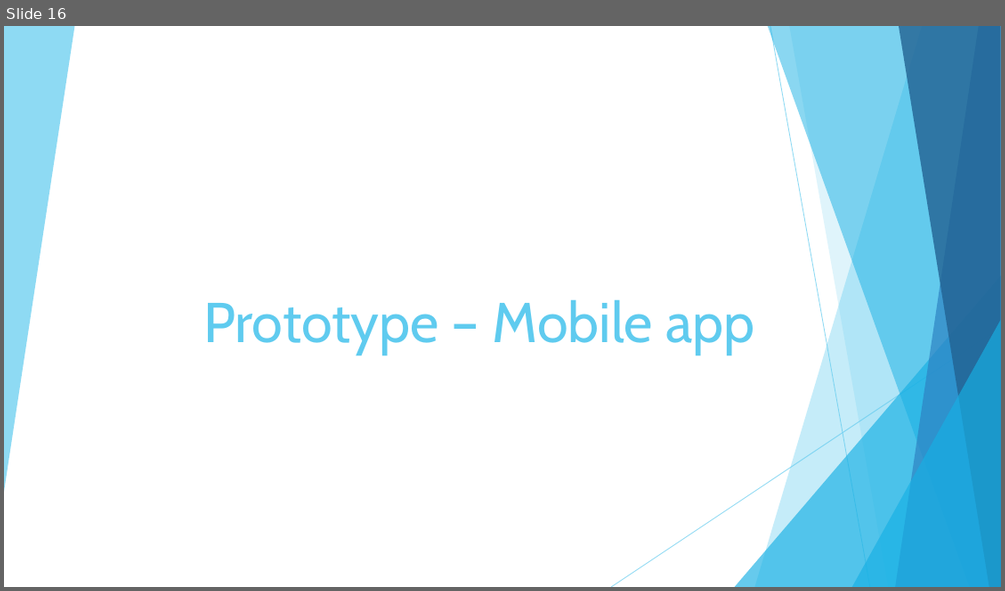
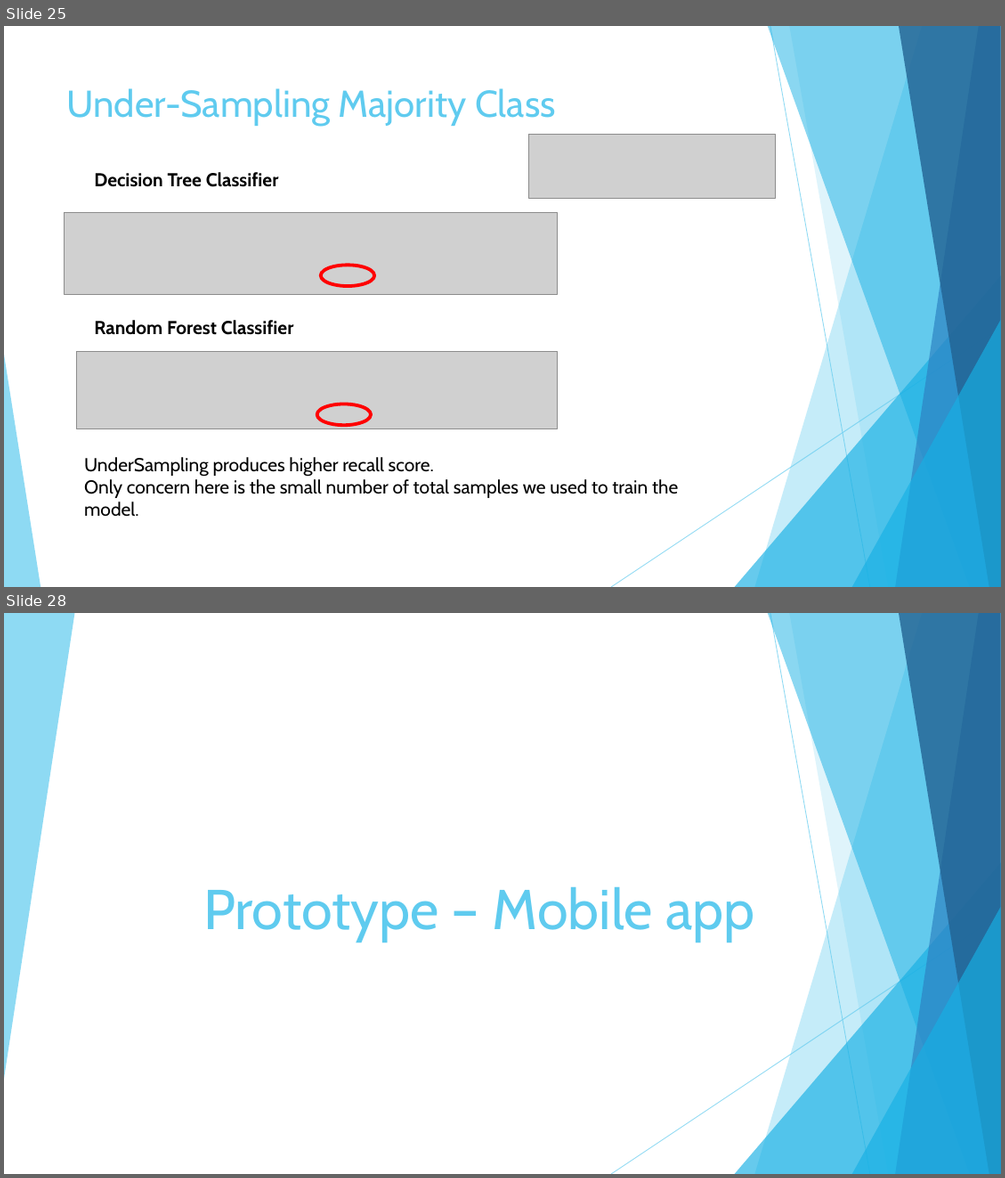
Before and after one commit to Riccardo95Facchini/DIL-2019, a slide deck: Presentation.pptx. Shown one above the other, each under a label of ours: slide 16 before the commit, slides 25 and 28 after it; the slides between them are not shown. The pictures are 1005x591 and 1005x1178 pixels, drawn with LibreOffice and Linux fonts; fonts in the diff are those of the drawing; grey boxes stand for pictures. Boxes give left, top, right and bottom in pixels: in the first picture for what was removed or moved away, otherwise in the second. Text is boxed around its words. In the diff, an @@ line names an element or a change of style, - is before the commit and + after.

```diff
--- a/Presentation.pptx
+++ b/Presentation.pptx
@@ slide 25 added at <box>4,26,1001,587</box>, background #FFFFFF; not listed: 9 template elements that a slide beside it also shows @@
@@ title added at <box>67,88,556,126</box>, 36 pt, text #5FCBEF @@
+Under-Sampling Majority Class
@@ picture added at <box>529,134,775,198</box> @@
@@ text added at <box>94,172,279,187</box>, 18 pt, text #000000, bold @@
+Decision Tree Classifier
@@ picture added at <box>65,212,558,295</box> @@
@@ ellipse added at <box>321,265,375,286</box>, outline #FF0000 3.25 pt @@
@@ text added at <box>94,320,294,335</box>, 18 pt, text #000000, bold @@
+Random Forest Classifier
@@ triangle added at <box>4,354,40,587</box>, fill #5FCBEF at 70% opacity @@
@@ picture added at <box>77,351,558,429</box> @@
@@ ellipse added at <box>317,403,372,425</box>, outline #FF0000 3.25 pt @@
@@ text added at <box>84,457,678,516</box>, 18 pt, text #000000 @@
+UnderSampling produces higher recall score.
+Only concern here is the small number of total samples we used to train the model.
@@ what was slide 16 is now slide 28 @@
```
Also in this commit, not shown: 5 slides changed, 12 other slides added, 1 slide removed.
